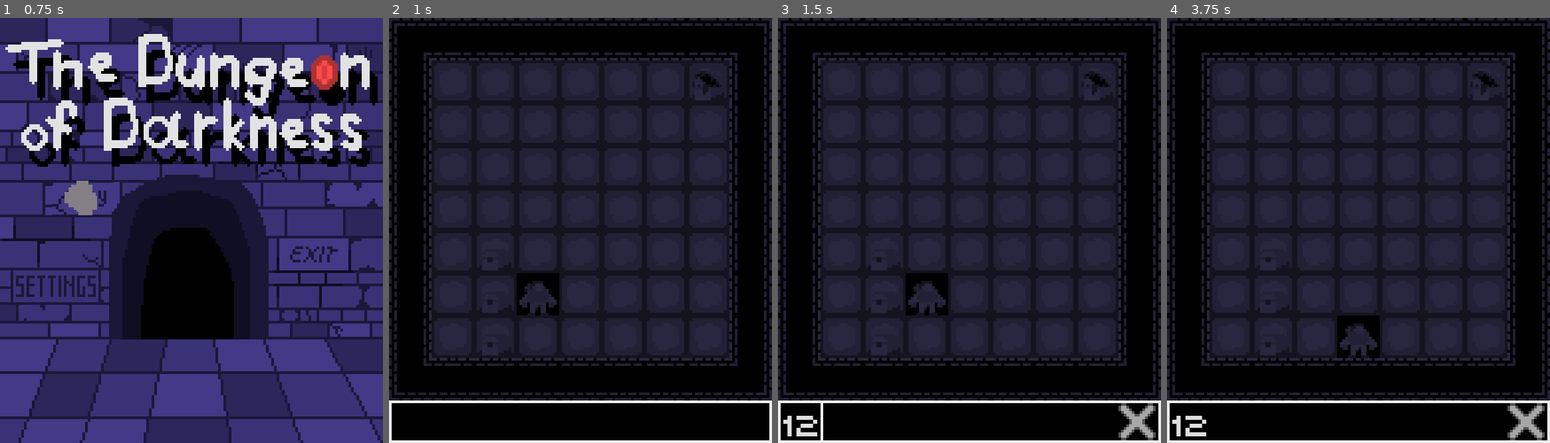
Above: before the commit, frames 1-4 (left to right).
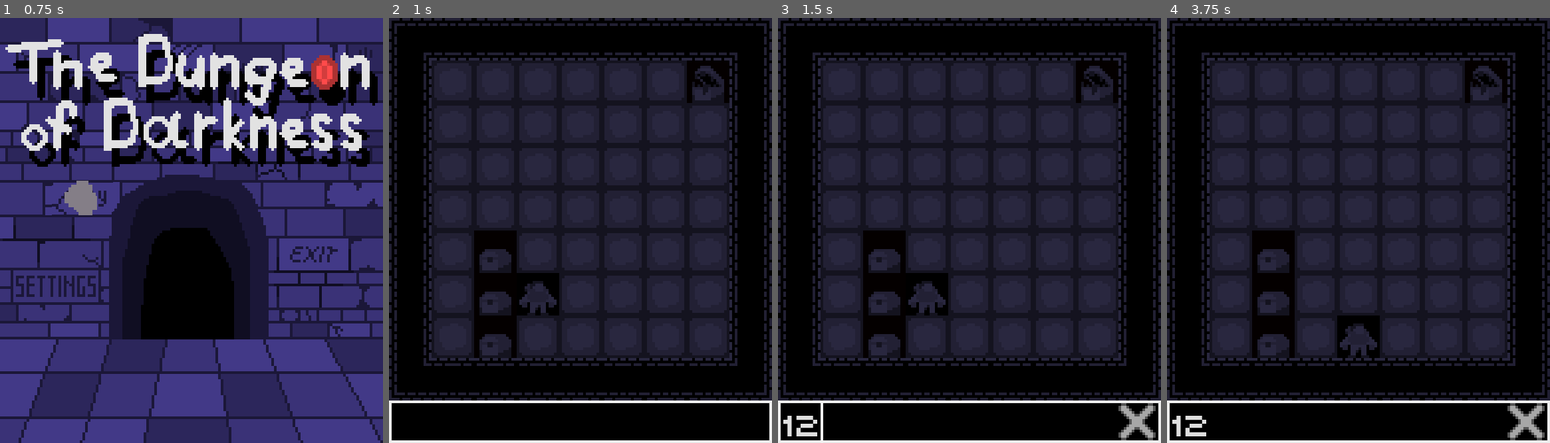
Above: after the commit, the same moments.

Repository: Portalyst/The-Dungeon-of-Darkness
Game: Godot game, scene res://scenes/menu.tscn
Two runs of this game, one before a commit and one after it. Both use one fixed random seed, a clock stepped at 60 frames per second and the inputs below.
Inputs (mouse positions are in pixels of both pictures, inside the frame that each line leads up to):
- Up to frame 1 (0.75 s): click (84, 196) at 0.5 s
- Up to frame 2 (1 s): no input
- Up to frame 3 (1.5 s): click (969, 421) at 1.27 s; type "12" at 1.35 s
- Up to frame 4 (3.75 s): tap Enter at 2 s; move the mouse to (1442, 209) at 2.02 s; hold Right (ui_right) 2.03-2.75 s; tap I (inv) at 2.1, 3.6 s; click (1239, 141) at 2.77 s; tap Space at 3.5 s; move the mouse to (1281, 251) at 3.52 s; hold Down (ui_down) from 3.53 s (still down)

Frame 1 is identical in both runs. In frame 2, 2.5% of the frame differs, in the area x 22-89%, y 10-80%; in frame 3, 2.5%; in frame 4, 2.5%.
Error in both runs: Invalid access of index '2' on a base object of type: 'String'. (res://scripts/hero.gd:76)

Commit message:
chest fix #1

Diff:
--- a/scenes/chest.tscn
+++ b/scenes/chest.tscn
@@ -1,14 +1,14 @@
 [gd_scene load_steps=8 format=3 uid="uid://dvncy03pg6kt3"]
 
 [ext_resource type="Script" path="res://scripts/chest.gd" id="1_ym4kv"]
-[ext_resource type="Texture2D" uid="uid://djmcccdsjabag" path="res://sprites/enemy/mimic/chest.png" id="2_ajfmu"]
+[ext_resource type="Texture2D" uid="uid://djmcccdsjabag" path="res://sprites/background/chest/chest.png" id="2_klhih"]
 [ext_resource type="Texture2D" uid="uid://b800u3ewe8mwv" path="res://sprites/background/chest/chest_looted.png" id="2_yd8c1"]
 
 [sub_resource type="RectangleShape2D" id="RectangleShape2D_p0f0c"]
 size = Vector2(16, 16)
 
-[sub_resource type="AtlasTexture" id="AtlasTexture_l0h5l"]
-atlas = ExtResource("2_ajfmu")
+[sub_resource type="AtlasTexture" id="AtlasTexture_0q481"]
+atlas = ExtResource("2_klhih")
 region = Rect2(0, 0, 16, 16)
 
 [sub_resource type="AtlasTexture" id="AtlasTexture_a0nrb"]
--- a/scenes/mimic_chest.tscn
+++ b/scenes/mimic_chest.tscn
@@ -2,7 +2,7 @@
 
 [ext_resource type="PackedScene" uid="uid://b4dpvg0rvrgdg" path="res://scenes/mimic_base.tscn" id="1_rbfka"]
 [ext_resource type="Texture2D" uid="uid://c25kbhqtljucr" path="res://sprites/enemy/mimic/chest_mimic.png" id="2_85rwe"]
-[ext_resource type="Texture2D" uid="uid://djmcccdsjabag" path="res://sprites/enemy/mimic/chest.png" id="3_v5l0r"]
+[ext_resource type="Texture2D" uid="uid://djmcccdsjabag" path="res://sprites/background/chest/chest.png" id="3_v5l0r"]
 
 [sub_resource type="AtlasTexture" id="AtlasTexture_t87rd"]
 atlas = ExtResource("2_85rwe")
Not shown: 1 places in scenes/chest.tscn that only renumber resources
Binary file changed: sprites/background/chest/chest.png
Binary file changed: sprites/enemy/mimic/chest.png
Binary file changed: sprites/enemy/mimic/chest_mimic.png
